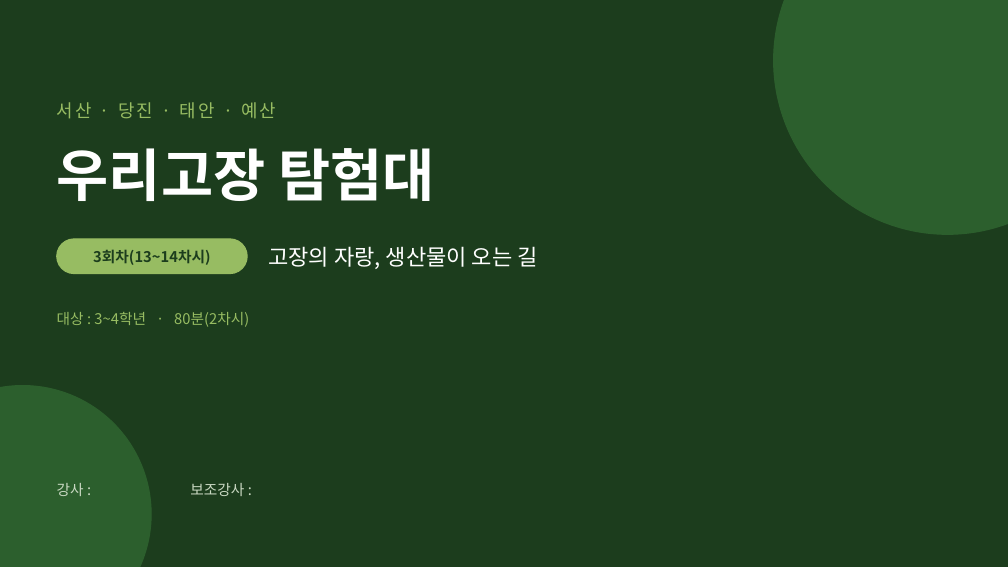
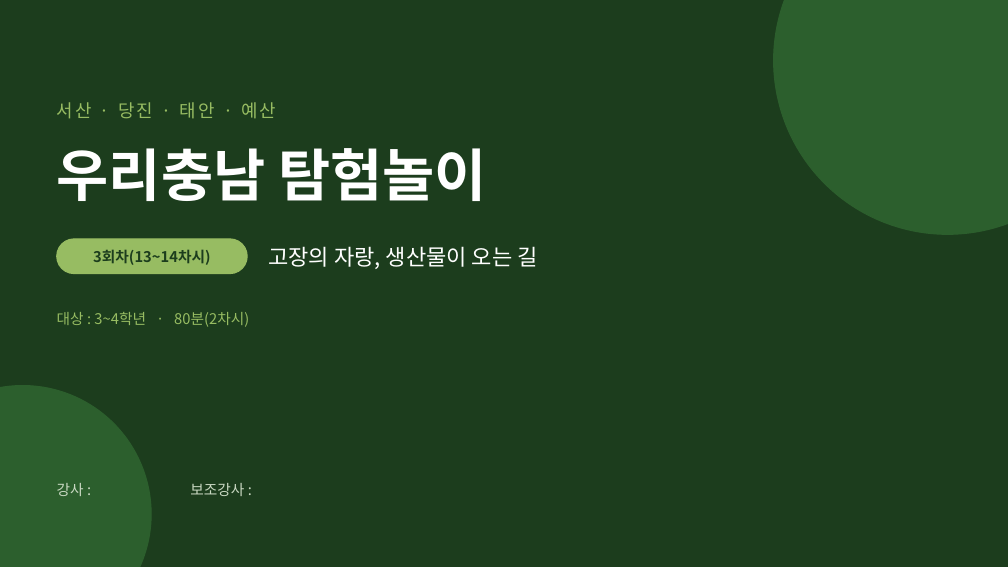
Before and after one commit to AHyeon97/work-for-AH, a slide deck: slide 1 of 우리고장 탐험대/13~16차시(서산당진태안예산)/늘봄앵커_우리고장탐험대_13~14차시(서산당진태안예산_특산물)_수업PPT.pptx. Drawn at 1008x567 pixels with LibreOffice and Linux fonts; fonts in the diff are those of the drawing. Boxes give left, top, right and bottom in pixels: in the first picture for what was removed or moved away, otherwise in the second. Text is boxed around its words. In the diff, an @@ line names an element or a change of style, - is before the commit and + after.

```diff
--- a/우리고장 탐험대/13~16차시(서산당진태안예산)/늘봄앵커_우리고장탐험대_13~14차시(서산당진태안예산_특산물)_수업PPT.pptx
+++ b/우리고장 탐험대/13~16차시(서산당진태안예산)/늘봄앵커_우리고장탐험대_13~14차시(서산당진태안예산_특산물)_수업PPT.pptx
@@ text at <box>57,148,487,201</box>: text changed @@
-우리고장 탐험대
+우리충남 탐험놀이
```
Also in this commit, not shown: 1 other slide changed, 20 other files.
